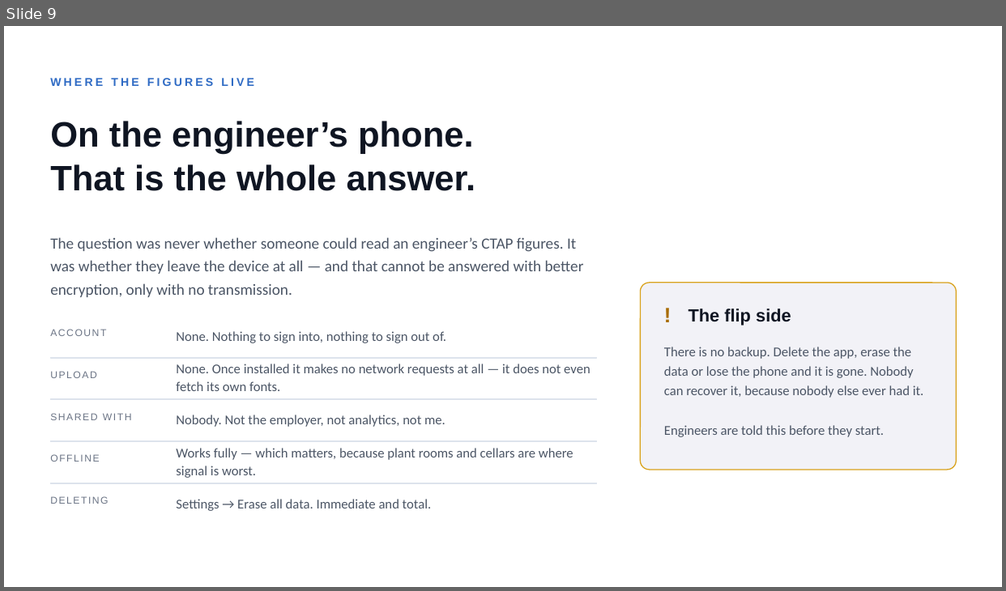
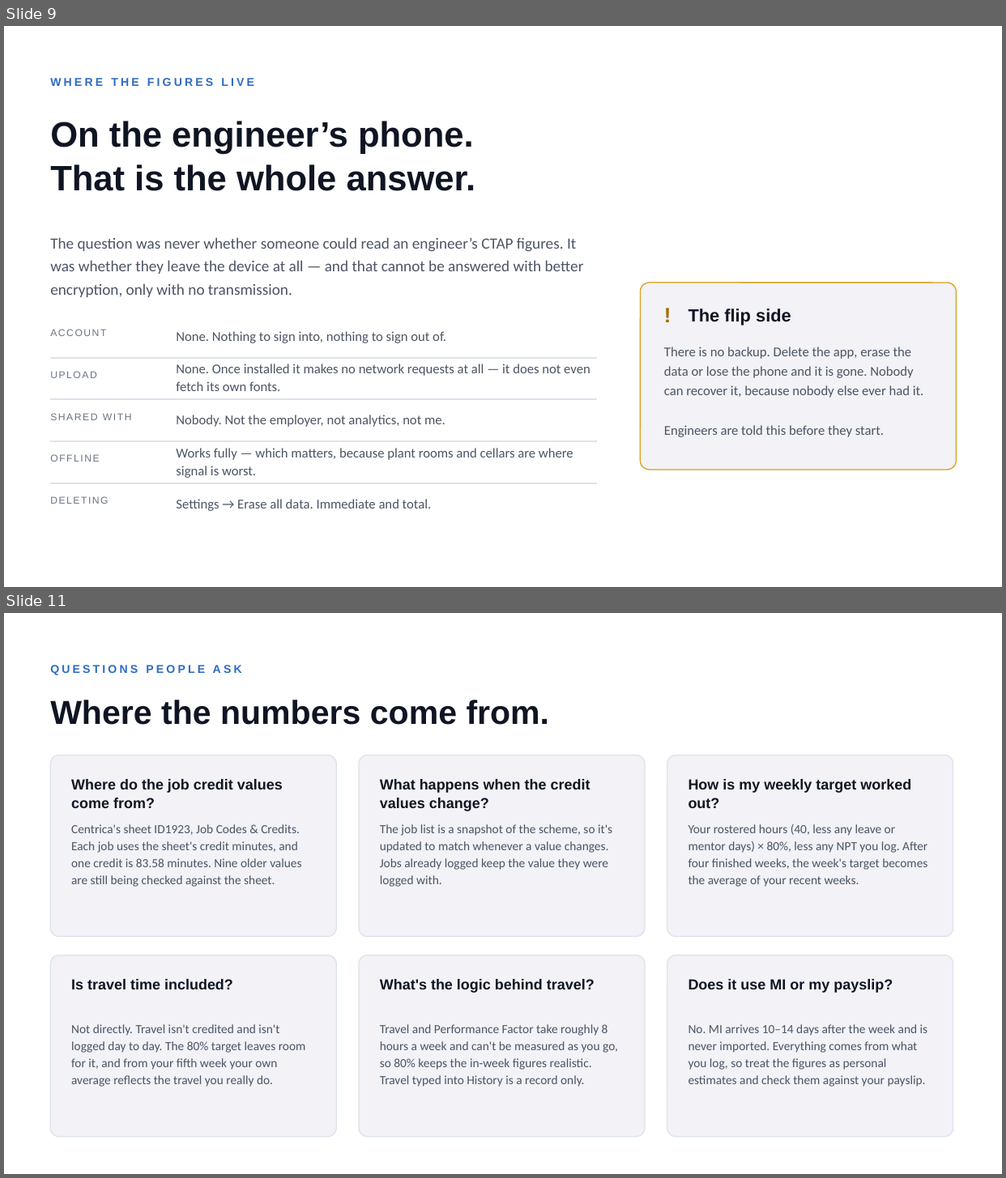
Before and after one commit to belacorg/CTAPTracker, a slide deck: docs/presentation/CTAP-Tracker.pptx. Shown one above the other, each under a label of ours: slide 9 before the commit, slides 9 and 11 after it; the slides between them are not shown. The pictures are 1006x591 and 1006x1178 pixels, drawn with LibreOffice and Linux fonts; fonts in the diff are those of the drawing. Boxes give left, top, right and bottom in pixels: in the first picture for what was removed or moved away, otherwise in the second. Text is boxed around its words. In the diff, an @@ line names an element or a change of style, - is before the commit and + after.

```diff
--- a/docs/presentation/CTAP-Tracker.pptx
+++ b/docs/presentation/CTAP-Tracker.pptx
@@ slide 11 added at (4, 613, 1002, 1174), background #FFFFFF @@
@@ text added at (50, 665, 242, 675), 11 pt, text #2F6BC4, bold @@
+QUESTIONS PEOPLE ASK
@@ text added at (50, 700, 550, 725), 32 pt, text #0F1522, bold @@
+Where the numbers come from.
@@ rounded rectangle added at (50, 756, 336, 936), fill #F2F2F7, outline #DDE3EC 1 pt @@
@@ rounded rectangle added at (359, 756, 645, 936), fill #F2F2F7, outline #DDE3EC 1 pt @@
@@ rounded rectangle added at (667, 756, 953, 936), fill #F2F2F7, outline #DDE3EC 1 pt @@
@@ text added at (71, 779, 283, 808), 14 pt, text #0F1522, bold @@
+Where do the job credit values come from?
@@ text added at (380, 779, 590, 811), 14 pt, text #0F1522, bold @@
+What happens when the credit values change?
@@ text added at (688, 779, 911, 808), 14 pt, text #0F1522, bold @@
+How is my weekly target worked out?
@@ text added at (71, 824, 301, 887), 12 pt, text #4B5565 @@
+Centrica's sheet ID1923, Job Codes & Credits. Each job uses the sheet's credit minutes, and one credit is 83.58 minutes. Nine older values are still being checked against the sheet.
@@ text added at (380, 824, 612, 887), 12 pt, text #4B5565 @@
+The job list is a snapshot of the scheme, so it's updated to match whenever a value changes. Jobs already logged keep the value they were logged with.
@@ text added at (688, 824, 927, 887), 12 pt, text #4B5565 @@
+Your rostered hours (40, less any leave or mentor days) × 80%, less any NPT you log. After four finished weeks, the week's target becomes the average of your recent weeks.
@@ rounded rectangle added at (50, 956, 336, 1137), fill #F2F2F7, outline #DDE3EC 1 pt @@
@@ rounded rectangle added at (359, 956, 645, 1137), fill #F2F2F7, outline #DDE3EC 1 pt @@
@@ rounded rectangle added at (667, 956, 953, 1137), fill #F2F2F7, outline #DDE3EC 1 pt @@
@@ text added at (71, 979, 233, 990), 14 pt, text #0F1522, bold @@
+Is travel time included?
@@ text added at (380, 979, 594, 993), 14 pt, text #0F1522, bold @@
+What's the logic behind travel?
@@ text added at (688, 979, 893, 993), 14 pt, text #0F1522, bold @@
+Does it use MI or my payslip?
@@ text added at (71, 1024, 306, 1087), 12 pt, text #4B5565 @@
+Not directly. Travel isn't credited and isn't logged day to day. The 80% target leaves room for it, and from your fifth week your own average reflects the travel you really do.
@@ text added at (380, 1024, 618, 1087), 12 pt, text #4B5565 @@
+Travel and Performance Factor take roughly 8 hours a week and can't be measured as you go, so 80% keeps the in-week figures realistic. Travel typed into History is a record only.
@@ text added at (688, 1024, 928, 1087), 12 pt, text #4B5565 @@
+No. MI arrives 10–14 days after the week and is never imported. Everything comes from what you log, so treat the figures as personal estimates and check them against your payslip.
```
Also in this commit, not shown: 1 slide changed, 1 other slide added.
